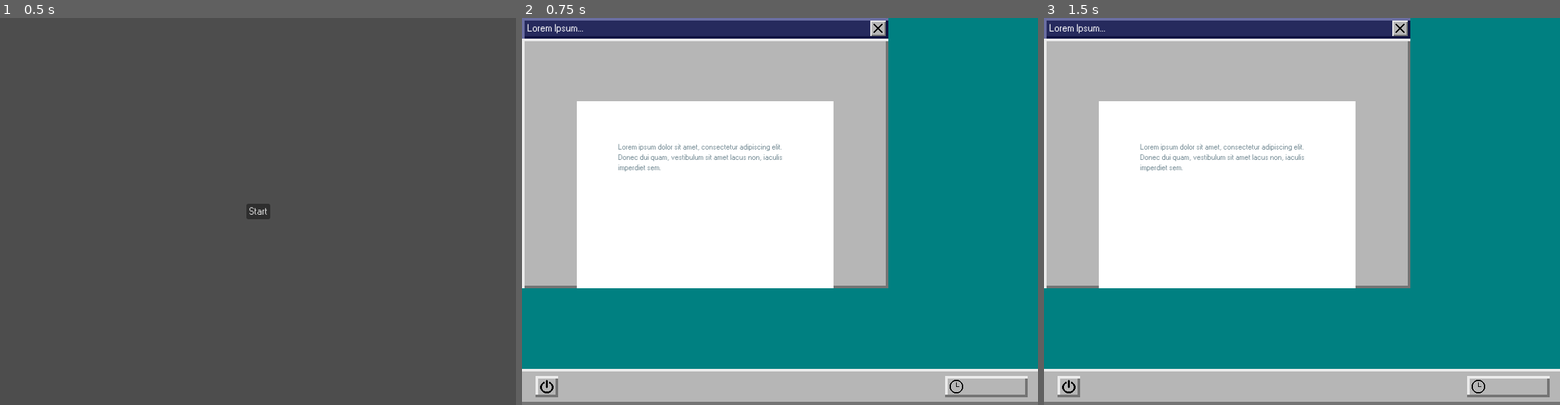
Above: before the commit, frames 1-3 (left to right).
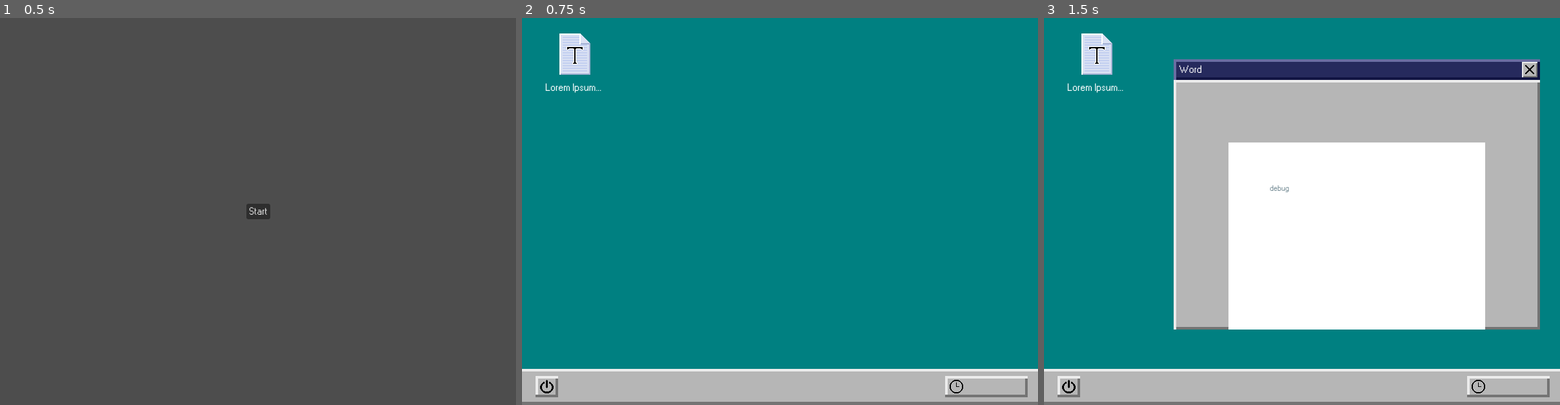
Above: after the commit, the same moments.

Repository: Deeeeelan/gmtk-game-jam-2026
Game: Godot game, scene res://scenes/title_screen.tscn
Same seed, same stepped clock (60 frames per second), same inputs: the game is played once before the commit and once after it. The engine's default icon, where the game draws it, is replaced by a stand-in: a white triangle on a blue panel in a dark square.
Inputs (mouse positions are in pixels of both pictures, inside the frame that each line leads up to):
- Up to frame 1 (0.5 s): no input
- Up to frame 2 (0.75 s): click "Start" at 0.5 s
- Up to frame 3 (1.5 s): click (1095, 64) at 1.25 s

Frame 1 is identical in both runs. In frame 2, 50% of the frame differs, in the area x 0-71%, y 0-70%; in frame 3, 59%, in the area x 0-97%, y 0-81%.

Commit message:
Add stuff

Diff:
--- a/project.godot
+++ b/project.godot
@@ -14,6 +14,10 @@
 run/main_scene="uid://cld3b22up38gt"
 config/features=PackedStringArray("4.7", "GL Compatibility")
 config/icon="res://assets/images/icon.svg"
+
+[autoload]
+
+GameManager="*uid://dtnxmryvuac7n"
 
 [display]
 
--- a/scenes/game.tscn
+++ b/scenes/game.tscn
@@ -4,9 +4,7 @@
 [ext_resource type="Texture2D" uid="uid://x8s3v33dnavy" path="res://assets/images/desktop/taskbar.png" id="2_u5sy4"]
 [ext_resource type="Texture2D" uid="uid://bmf64qaw1ftmg" path="res://assets/images/icon.svg" id="2_yqjtg"]
 [ext_resource type="Texture2D" uid="uid://cmn27ifrauvil" path="res://assets/images/app_icons/word.png" id="4_gee14"]
-[ext_resource type="PackedScene" uid="uid://dxs7j6fe6vjl8" path="res://assets/nodes/minigame_window.tscn" id="5_p57ef"]
 [ext_resource type="Script" uid="uid://l6w2cbmm7hic" path="res://scripts/minigames/open_minigame.gd" id="5_u5sy4"]
-[ext_resource type="PackedScene" uid="uid://bm3c1sofck16" path="res://assets/minigames/mg_word.tscn" id="6_p57ef"]
 
 [node name="Game" type="Node" unique_id=101121047]
 
@@ -176,15 +174,3 @@
 grow_horizontal = 2
 grow_vertical = 2
 mouse_filter = 2
-
-[node name="MinigameWindow" parent="CanvasLayer/Desktop/Windows" unique_id=284367759 instance=ExtResource("5_p57ef")]
-layout_mode = 0
-offset_left = 0.0
-offset_top = 0.0
-offset_right = 568.0
-offset_bottom = 419.0
-
-[node name="MG_Word" parent="CanvasLayer/Desktop/Windows/MinigameWindow/Body" parent_id_path=PackedInt32Array(284367759, 1846786911) index="0" unique_id=622303260 instance=ExtResource("6_p57ef")]
-layout_mode = 1
-
-[editable path="CanvasLayer/Desktop/Windows/MinigameWindow"]
--- a/scripts/game_manager.gd
+++ b/scripts/game_manager.gd
@@ -3,11 +3,7 @@
 var score: int = 0
 var total_games: int = 0
 
-var game_streak: int = 0
-var highest_streak: int = 0
-
 var speed_mult: int = 100 # speed mult increasing = decreases deadline time
-var lives: int = 1
 
 var currentGame: Node
 var currentWindow: Variant
@@ -22,6 +18,10 @@
 	#else:
 		#push_warning("no game data!")
 	#return false
+
+func gameWin() -> void:
+	print("Game Completed")
+	score += 1
 
 func speedUp() -> void:
 	speed_mult = min(500, speed_mult + 50)
@@ -41,27 +41,6 @@
 		#var game_id = randi_range(0, len(Minigames.games))
 		#var game = Minigames.games[game_id]
 		var outcome #= await playGame(game_id)
-		if outcome:
-			# WIN
-			total_games += 1
-			game_streak += 1
-			score += 200
-			if game_streak >= 5 and game_streak % 5 == 0:
-				if game_streak > highest_streak && highest_streak % 10 == 0:
-					lives += 1
-				speedUp()
-				score += 1000
-		else:
-			lives -= 1
-			if game_streak >= 5:
-				speedDown()
-				score -= 300
-			game_streak = 0
-			score -= 100
-			score = max(0, score)
-		if lives == 0:
-			lose()
-			break
 
 func _ready() -> void:
 	pass
--- a/scripts/minigames/word.gd
+++ b/scripts/minigames/word.gd
@@ -1,7 +1,9 @@
 extends Control
 
+@onready var game_manager: Node = GameManager
+
 const TEXTS = [
-	"Lorem ipsum dolor sit amet, consectetur adipiscing elit. Donec dui quam, vestibulum sit amet lacus non, iaculis imperdiet sem.",
+	"debug",
 	"Funny text.",
 ]
 
@@ -15,6 +17,7 @@
 	$Center/Input.text_changed.connect(func():
 		if $Center/Input.text == cur_text:
 			$Center/Input.add_theme_color_override("font_color", Color(0.0, 0.4, 0.0, 1.0))
+			game_manager.gameWin()
 			print('matched')
 		else:
 			# Are all current chars correct?
@@ -24,6 +27,5 @@
 				$Center/Input.add_theme_color_override("font_color", Color(0.0, 0.0, 0.0, 1.0))
 	)
 
-
 func _ready() -> void:
 	play()
